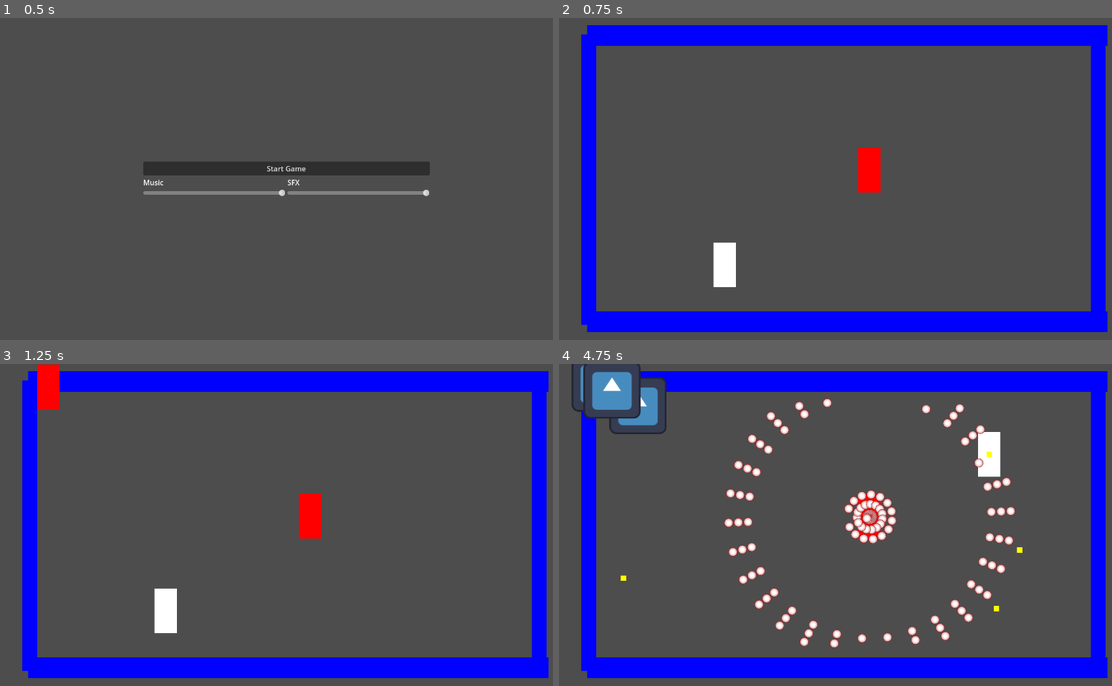
Above: before the commit, frames 1-4 (two rows, left to right).
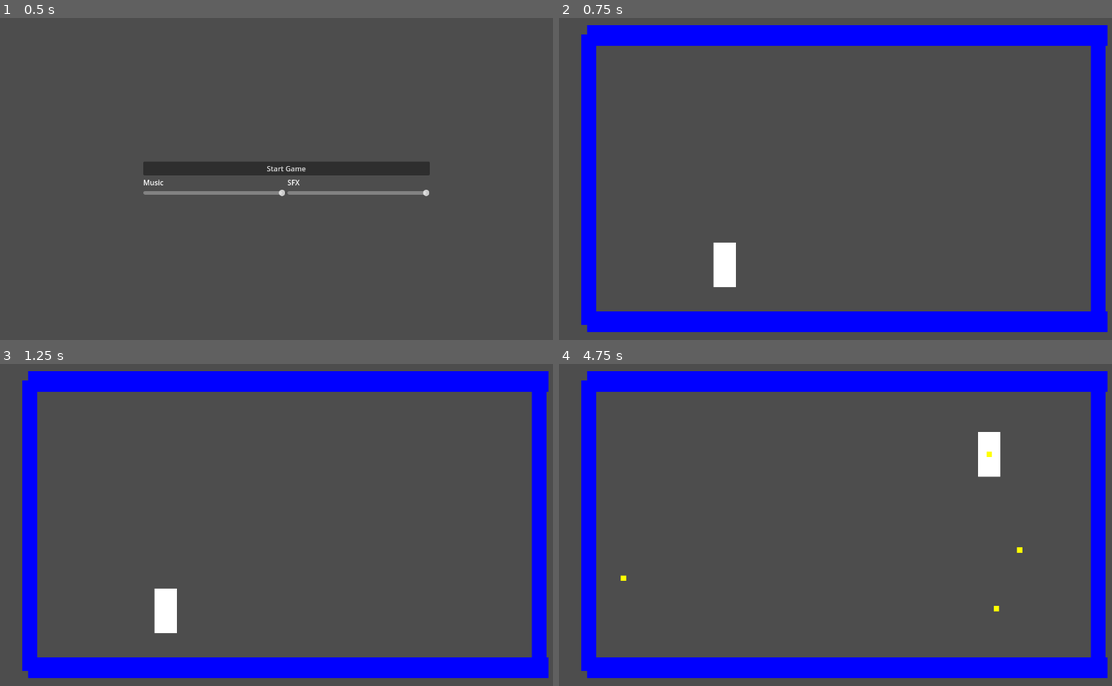
Above: after the commit, the same moments.

Repository: KDing0/GGJGodot
Game: Godot game, scene res://Misc/GameManager.tscn
Two runs of this game, one before a commit and one after it. Both use one fixed random seed, a clock stepped at 60 frames per second and the inputs below. The engine's default icon, where the game draws it, is replaced by a stand-in: a white triangle on a blue panel in a dark square.
Inputs (mouse positions are in pixels of both pictures, inside the frame that each line leads up to):
- Up to frame 1 (0.5 s): no input
- Up to frame 2 (0.75 s): click "Start Game" at 0.5 s
- Up to frame 3 (1.25 s): no input
- Up to frame 4 (4.75 s): move the mouse to (973, 508) at 1.27 s; press the mouse at (973, 508) at 1.28 s; hold Right (ui_right) 1.28-2.03 s; move the mouse to (730, 541) at 2.02 s; release the mouse at (730, 541) at 2.03 s; hold Down (ui_down) 2.03-2.78 s; click (730, 541) at 2.1 s; move the mouse to (901, 454) at 2.77 s; press the mouse at (901, 454) at 2.78 s; hold Right (ui_right) 2.78-3.53 s; move the mouse to (818, 589) at 3.52 s; release the mouse at (818, 589) at 3.53 s; hold Up (ui_up) 3.53-4.28 s; click (818, 589) at 3.6 s; move the mouse to (1017, 573) at 4.27 s; press the mouse at (1017, 573) at 4.28 s; hold Left (ui_left) from 4.28 s (still down)

Frame 1 is identical in both runs. In frame 2, 0.6% of the frame differs, in the area x 54-59%, y 40-55%; in frame 3, 1.1%; in frame 4, 5.9%, in the area x 2-83%, y 0-89%.
Error after the commit: Cannot call method 'add_child' on a null value. (res://Misc/GameController.gd:29)

Commit message:
DeletePossibleConflict

Diff:
--- a/src/gamescene.tscn
+++ b/src/gamescene.tscn
@@ -1,6 +1,5 @@
-[gd_scene load_steps=30 format=3 uid="uid://d4ajf2330ej2i"]
-
-[ext_resource type="PackedScene" uid="uid://cf6o2n1w1lpv0" path="res://Enemy/enemy.tscn" id="1_80436"]
+[gd_scene load_steps=27 format=3 uid="uid://d4ajf2330ej2i"]
+
 [ext_resource type="Script" path="res://Misc/GameController.gd" id="1_prura"]
 [ext_resource type="PackedScene" uid="uid://ipk1i003beqy" path="res://Player/player.tscn" id="2_uygfl"]
 [ext_resource type="Texture2D" uid="uid://cfajhosw6ap6y" path="res://icon.svg" id="2_xpmd0"]
@@ -30,18 +29,6 @@
 size = Vector2(1178.5, 75)
 
 [sub_resource type="QuadMesh" id="QuadMesh_q2dtn"]
-
-[sub_resource type="Curve2D" id="Curve2D_3sj47"]
-_data = {
-"points": PackedVector2Array(0, 0, 0, 0, -202, -121, -24.0416, -19.799, 24.0416, 19.799, 148, 85, -4.24264, -111.723, 4.24264, 111.723, 272, 324, 29.6985, -36.7695, -29.6985, 36.7695, 221, 559, 0, 0, 0, 0, -138, 836)
-}
-point_count = 5
-
-[sub_resource type="Curve2D" id="Curve2D_lj88p"]
-_data = {
-"points": PackedVector2Array(0, 0, 0, 0, -202, -121, 0, 0, 0, 0, -202, -121)
-}
-point_count = 2
 
 [sub_resource type="Curve2D" id="Curve2D_jqf82"]
 
@@ -375,30 +362,6 @@
 scale = Vector2(1161.63, 45.5)
 mesh = SubResource("QuadMesh_q2dtn")
 
-[node name="EnemyPaths" type="Node2D" parent="."]
-
-[node name="Path2D" type="Path2D" parent="EnemyPaths"]
-curve = SubResource("Curve2D_3sj47")
-
-[node name="enemy" parent="EnemyPaths/Path2D" instance=ExtResource("1_80436")]
-position = Vector2(-202, -121)
-BulletStartDelay = 4.0
-BulletCycleAmount = 1
-
-[node name="Path2D2" type="Path2D" parent="EnemyPaths"]
-position = Vector2(858, 402)
-curve = SubResource("Curve2D_lj88p")
-
-[node name="enemy" parent="EnemyPaths/Path2D2" instance=ExtResource("1_80436")]
-position = Vector2(-230, -92)
-loop = true
-BulletSpawnID = "four"
-BulletRotation = 1.1
-BulletStartDelay = 1.0
-BulletShootDelay = 0.2
-BulletCycleAmount = 3
-BulletCycleCooldown = 2.0
-
 [node name="Node" type="Node" parent="."]
 
 [node name="Spawn" type="Node" parent="Node"]
